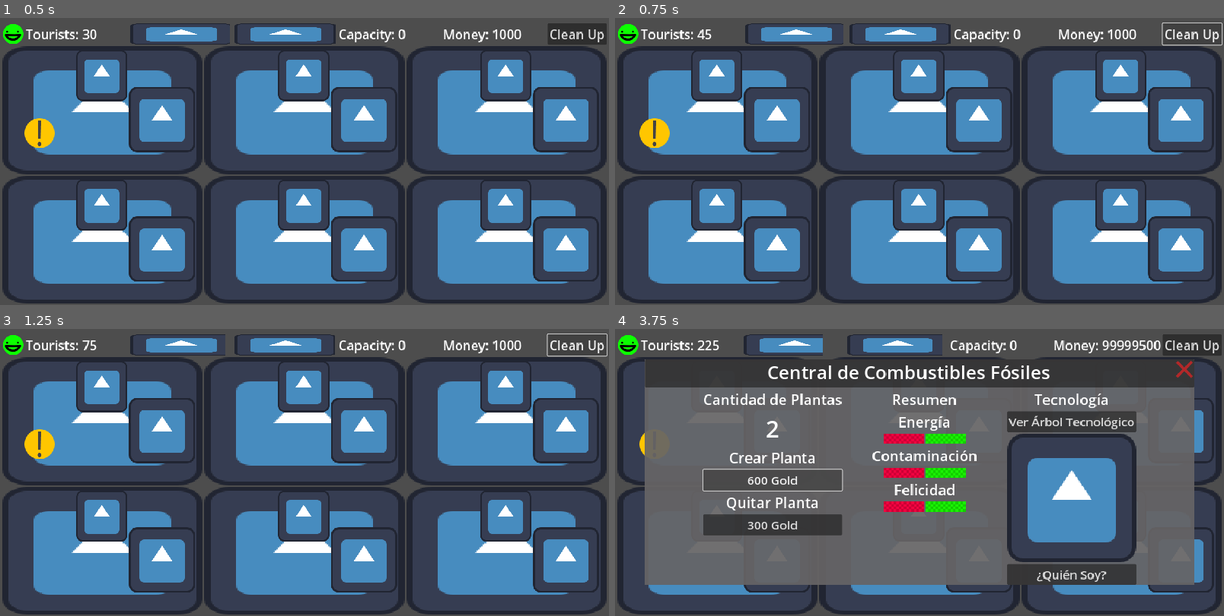
Above: before the commit, frames 1-4 (two rows, left to right).
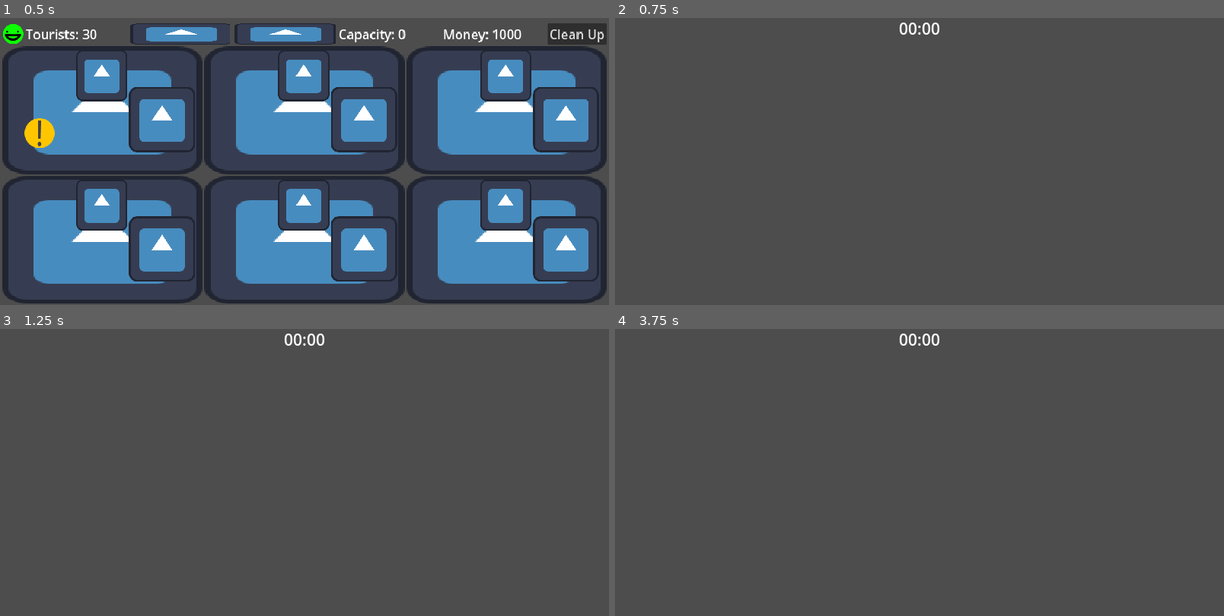
Above: after the commit, the same moments.

Repository: daniel-macias/energy-game
Game: Godot game, scene res://scenes/game.tscn
Two runs of this game, one before a commit and one after it. Both use one fixed random seed, a clock stepped at 60 frames per second and the inputs below. The engine's default icon, where the game draws it, is replaced by a stand-in: a white triangle on a blue panel in a dark square.
Inputs (mouse positions are in pixels of both pictures, inside the frame that each line leads up to):
- Up to frame 1 (0.5 s): no input
- Up to frame 2 (0.75 s): click "Clean Up" at 0.5 s
- Up to frame 3 (1.25 s): no input
- Up to frame 4 (3.75 s): click (718, 386) at 1.27 s; click (657, 443) at 2.02 s; click (779, 429) at 2.77 s; click (773, 481) at 3.5 s, where only the run before the commit has a clickable "500 Gold"

Frame 1 is identical in both runs. In frame 2, 51% of the frame differs, in the area x 0-100%, y 1-100%; in frame 3, 51%; in frame 4, 44%.

Commit message:
added new fish scene

Diff:
--- /dev/null
+++ b/scenes/fish.tscn
@@ -0,0 +1,127 @@
+[gd_scene load_steps=3 format=3 uid="uid://rnnp6armamg3"]
+
+[ext_resource type="Script" path="res://scripts/fish.gd" id="1_1vfep"]
+[ext_resource type="Texture2D" uid="uid://bpbnk8p61xp2l" path="res://icon.svg" id="2_6ecw1"]
+
+[node name="Fish" type="Control"]
+layout_mode = 3
+anchor_right = 1.0
+anchor_bottom = 1.0
+offset_right = -1520.0
+offset_bottom = -720.0
+script = ExtResource("1_1vfep")
+
+[node name="StartMenu" type="Control" parent="."]
+visible = false
+layout_mode = 1
+anchors_preset = 8
+anchor_left = 0.5
+anchor_top = 0.5
+anchor_right = 0.5
+anchor_bottom = 0.5
+offset_left = -20.0
+offset_top = -20.0
+offset_right = 20.0
+offset_bottom = 20.0
+grow_horizontal = 2
+grow_vertical = 2
+
+[node name="Panel" type="Panel" parent="StartMenu"]
+layout_mode = 1
+anchors_preset = -1
+anchor_right = 38.5
+anchor_bottom = 18.475
+offset_left = 20.0
+offset_top = 17.0
+grow_horizontal = 2
+grow_vertical = 2
+
+[node name="Label" type="Label" parent="StartMenu/Panel"]
+layout_mode = 2
+offset_left = 435.0
+offset_top = 233.0
+offset_right = 1081.0
+offset_bottom = 288.0
+theme_override_font_sizes/font_size = 40
+text = "¡Limpia el Río!"
+horizontal_alignment = 1
+
+[node name="Label2" type="Label" parent="StartMenu/Panel"]
+custom_minimum_size = Vector2(200, 0)
+layout_mode = 2
+offset_left = 550.0
+offset_top = 301.0
+offset_right = 1015.0
+offset_bottom = 433.0
+theme_override_font_sizes/font_size = 30
+text = "Tienes 20 segundos para dispararle agua a la mayor cantidad de basura que puedas"
+autowrap_mode = 2
+max_lines_visible = 3
+
+[node name="StartGame" type="Button" parent="StartMenu/Panel"]
+layout_mode = 2
+offset_left = 432.0
+offset_top = 457.0
+offset_right = 1078.0
+offset_bottom = 520.0
+theme_override_font_sizes/font_size = 40
+text = "Iniciar Juego"
+
+[node name="Results" type="Control" parent="."]
+visible = false
+layout_mode = 1
+anchors_preset = 8
+anchor_left = 0.5
+anchor_top = 0.5
+anchor_right = 0.5
+anchor_bottom = 0.5
+offset_left = -20.0
+offset_top = -20.0
+offset_right = 20.0
+offset_bottom = 20.0
+grow_horizontal = 2
+grow_vertical = 2
+
+[node name="Panel" type="Panel" parent="Results"]
+layout_mode = 1
+anchors_preset = -1
+anchor_right = 38.5
+anchor_bottom = 18.475
+offset_left = 20.0
+offset_top = 17.0
+grow_horizontal = 2
+grow_vertical = 2
+
+[node name="ReturnToEnergyManager" type="Button" parent="Results/Panel"]
+layout_mode = 1
+anchors_preset = 8
+anchor_left = 0.5
+anchor_top = 0.5
+anchor_right = 0.5
+anchor_bottom = 0.5
+offset_left = -64.5
+offset_top = -15.5
+offset_right = 64.5
+offset_bottom = 15.5
+grow_horizontal = 2
+grow_vertical = 2
+text = "Return to game"
+
+[node name="Game" type="Node2D" parent="."]
+
+[node name="CanvasLayer" type="CanvasLayer" parent="Game"]
+
+[node name="GameTimer" type="Label" parent="Game/CanvasLayer"]
+anchors_preset = 5
+anchor_left = 0.5
+anchor_right = 0.5
+offset_left = -51.5
+offset_right = 51.5
+offset_bottom = 55.0
+grow_horizontal = 2
+theme_override_font_sizes/font_size = 40
+text = "00:00"
+
+[node name="Player" type="Sprite2D" parent="Game"]
+position = Vector2(87, 368)
+texture = ExtResource("2_6ecw1")
--- a/scenes/game.tscn
+++ b/scenes/game.tscn
@@ -110,7 +110,7 @@
 theme_override_font_sizes/font_size = 32
 text = "Money: 1000"
 
-[node name="City" type="Button" parent="VBoxContainer/HBoxContainer"]
+[node name="GoToFish" type="Button" parent="VBoxContainer/HBoxContainer"]
 layout_mode = 2
 size_flags_horizontal = 8
 theme_override_font_sizes/font_size = 32
--- a/scripts/GameManager.gd
+++ b/scripts/GameManager.gd
@@ -13,6 +13,8 @@
 var rooms = []
 var currently_selected_room = -1  # -1 means no room is currently selected
 var skill_states = {}  # Dictionary to store skill states
+
+var main_game_scene: Node = null
 
 # Image paths for happiness states
 var happiness_images = [
@@ -85,10 +87,16 @@
 var energy_panel_animal_pic : TextureRect = null
 var open_animal_info_button : Button = null
 
+var fish_button : Button = null
+
+var main_game_root : Control = null
+
 @onready var auto_save_timer = Timer.new()
 # Initialize the game logic and nodes only when the game scene is active
 func initialize_game_logic():
 	# Initialize the nodes manually
+	main_game_root = get_node("/root/Control")
+
 	skill_panel = get_node("/root/Control/TreeContainer")
 	energy_tree_title = get_node("/root/Control/TreeContainer/VBoxContainer/TopColor/TopBar/Title Lable")
 	title_label = get_node("/root/Control/TreeContainer/VBoxContainer/Menu/TechInfo/TechTitle")
@@ -142,12 +150,14 @@
 
 	energy_panel_animal_pic = get_node("/root/Control/PanelContainer/VBoxContainer/Menu/VBoxContainer3/AnimalPic")
 	open_animal_info_button = get_node("/root/Control/PanelContainer/VBoxContainer/Menu/VBoxContainer3/OpenAnimalInfo")
+
+	fish_button = get_node("/root/Control/VBoxContainer/HBoxContainer/GoToFish")
 	# Set the process function to true to start updating every frame
 	set_process(true)
 
 	# Initially hide the energy panel
-	energy_panel.visible = false
-	hide_tech_trees()
+	#energy_panel.visible = false
+	#hide_tech_trees()
 
 	# Connect buttons to their respective functions
 	exit_button.pressed.connect(hide_energy_panel)
@@ -162,6 +172,8 @@
 
 	open_dec_button.pressed.connect(on_open_skill_window_pressed)
 	tech_exit.pressed.connect(close_skill_window)
+
+	fish_button.pressed.connect(goToFishGame)
 
 	# Initialize rooms (assumed setup for room nodes)
 	rooms = [
@@ -207,11 +219,14 @@
 
 func _ready():
 	# Check if we are in the game scene
+	print(get_tree().current_scene.name)
+	var scene = get_tree().current_scene.name
+	print(scene)
 	set_process(false)
 	if not is_initialized:
 		is_initialized = true
 		print(get_tree().current_scene.name)
-		if get_tree().current_scene.name != "MainMenu":
+		if get_tree().current_scene.name != "MainMenu" && get_tree().current_scene.name != "Fish":
 			initialize_game_logic()
 		else:
 			print("disable")
@@ -668,6 +683,39 @@
 
 		file.close()
 
+func goToFishGame():
+	# Pause the GameManager by setting process mode
+	var main_game_scene = get_tree().current_scene
+
+	self.set_process(false)
+	self.set_physics_process(false)
+
+	# Switch to the fish game scene
+	var fish_scene = load("res://scenes/fish.tscn").instantiate()
+	get_tree().root.add_child(fish_scene)
+	get_tree().set_current_scene(fish_scene)
+	print("Switched to fish game")
+	main_game_root.visible = false
+
+# Unpause the GameManager by setting process mode back to true
+func unpauseMainGame():
+	self.set_process(true)
+	self.set_physics_process(true)
+	main_game_root.visible = true
+	# Remove the fish game scene from the tree
+	var current_scene = get_tree().current_scene
+
+	# Ensure the current scene is the fish game scene and remove it
+	if current_scene.name == "Fish":
+		current_scene.queue_free()  # Remove the fish game scene from the tree
+
+	# Load and switch back to the main game scene
+	if main_game_scene == null:
+		get_tree().set_current_scene(main_game_scene)
+
+	print("Switched back to main game and unpaused")
+
+
 func get_all_skills():
 	# Return a list of all SkillNodes in all tech trees
 	var skills = []
@@ -700,6 +748,6 @@
 		collect_skill_nodes(child, skills)
 
 func _notification(what):
-	if what == NOTIFICATION_APPLICATION_FOCUS_OUT:
+	if what == NOTIFICATION_APPLICATION_FOCUS_OUT && get_tree().current_scene && get_tree().current_scene.name != "Fish":
 		save_game()  # Save the game before quitting
 		#get_tree().quit()
--- /dev/null
+++ b/scripts/fish.gd
@@ -0,0 +1,66 @@
+extends Node
+
+@onready var start_menu = $StartMenu
+@onready var game = $Game
+@onready var results_menu = $Results
+
+@onready var game_timer = Timer.new()
+@onready var start_timer = Timer.new()
+@onready var transition_timer = Timer.new()
+
+var score = 0
+
+# Called when the node enters the scene tree for the first time.
+func _ready():
+	var return_button = $Results/Panel/ReturnToEnergyManager
+	return_button.pressed.connect(_on_return_button_pressed)
+
+	start_timer.one_shot = true
+	start_timer.wait_time = 3.0  # Countdown
+	start_timer.timeout.connect(on_start_countdown_finished)
+	add_child(start_timer)
+
+	game_timer.one_shot = true
+	game_timer.wait_time = 15.0  # Game duration
+	game_timer.timeout.connect(on_game_finished)
+	add_child(game_timer)
+
+	transition_timer.one_shot = true
+	transition_timer.wait_time = 3.0  # Transition to results
+	transition_timer.timeout.connect(show_results)
+	add_child(transition_timer)
+
+	# Initially hide the game and results
+	game.visible = false
+	results_menu.visible = false
+
+func _on_return_button_pressed():
+	GameManager.unpauseMainGame()
+
+# Called every frame. 'delta' is the elapsed time since the previous frame.
+func _process(delta):
+	pass
+
+func _on_StartGame_pressed():
+	start_menu.visible = false
+	start_timer.start()  # Start the countdown timer
+
+func on_start_countdown_finished():
+	# Start the actual game
+	game.visible = true
+	spawn_trash()  # Function to start spawning trash
+	game_timer.start()  # Start the 15-second game timer
+
+func on_game_finished():
+	# Stop the game, then transition to the results screen
+	game.visible = false
+	transition_timer.start()
+
+func show_results():
+	results_menu.visible = true
+	#display_results()  # Show the player’s score, etc.
+
+func spawn_trash():
+	# Function to spawn trash continuously
+	# Use Random intervals and speeds to spawn trash objects
+	pass
